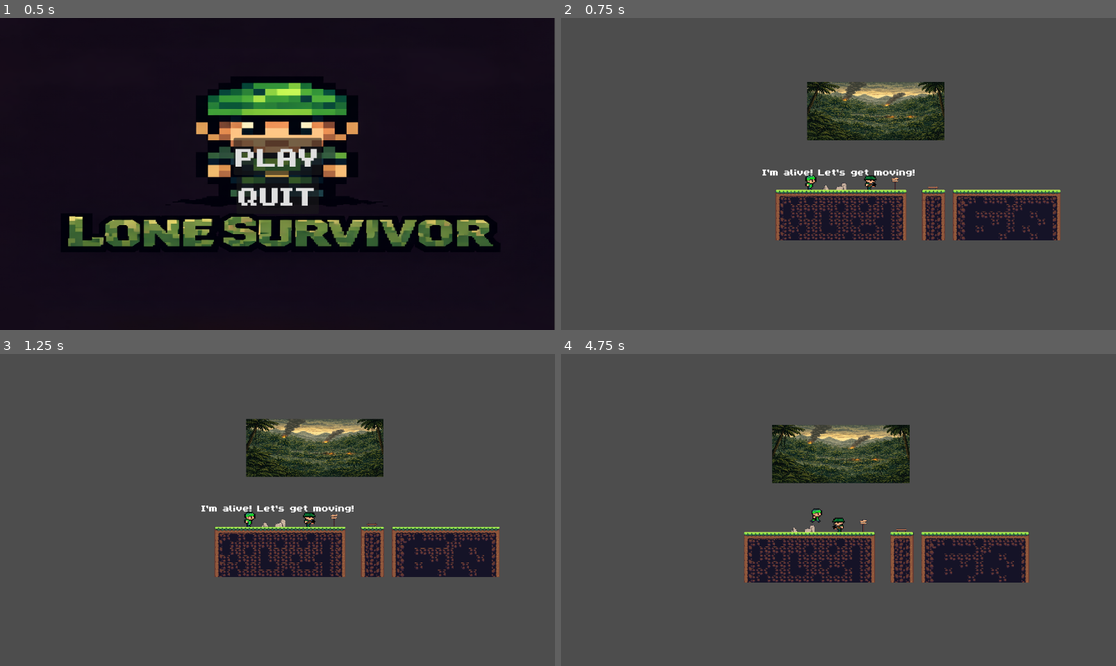
Above: before the commit, frames 1-4 (two rows, left to right).
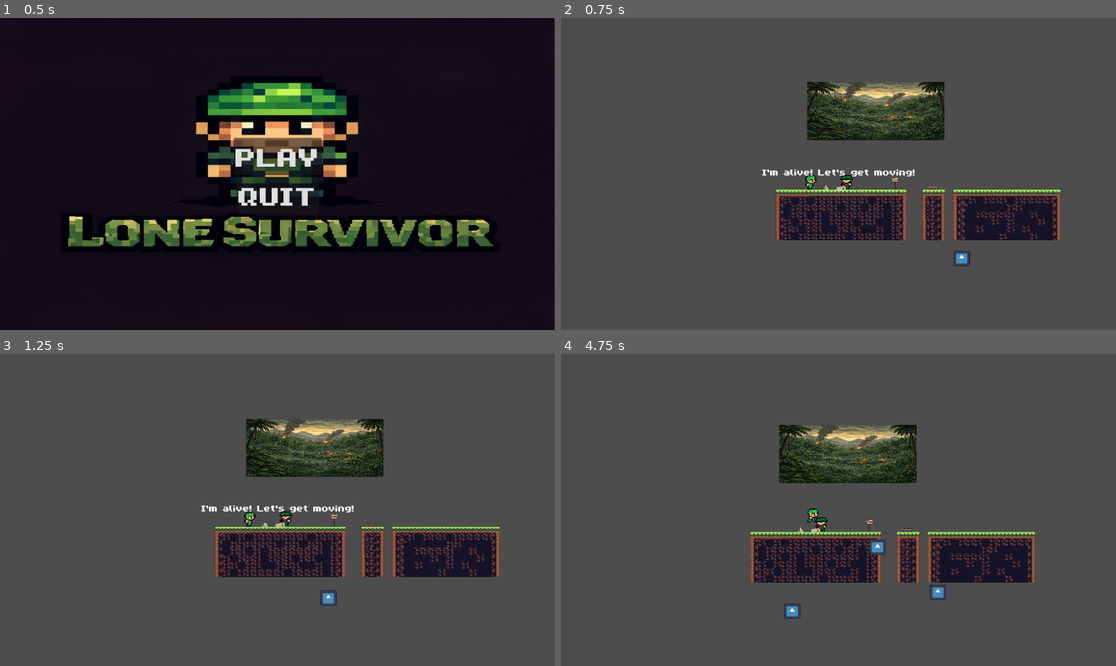
Above: after the commit, the same moments.

Repository: StanislavVacula/Maturitni_projekt_hra_Lone_Survivor
Game: Godot game, scene res://scenes/main_menu.tscn
Same seed, same stepped clock (60 frames per second), same inputs: the game is played once before the commit and once after it. The engine's default icon, where the game draws it, is replaced by a stand-in: a white triangle on a blue panel in a dark square.
Inputs:
- Up to frame 1 (0.5 s): no input
- Up to frame 2 (0.75 s): click "PLAY" at 0.5 s
- Up to frame 3 (1.25 s): no input
- Up to frame 4 (4.75 s): tap Enter (ui_accept) at 1.25, 1.52, 2.27, 3.77, 4.52 s; hold Right (ui_right) 1.28-2.78 s; hold Left (ui_left) 2.78-3.53 s; hold Right (ui_right) from 3.53 s (still down)

Frame 1 is identical in both runs. In frame 2, 0.2% of the frame differs, in the area x 50-74%, y 50-80%; in frame 3, 0.2%; in frame 4, 7.3%, in the area x 32-86%, y 22-85%.

Commit message:
level building

Diff:
--- a/Lone Survivor/scenes/bullet.tscn
+++ b/Lone Survivor/scenes/bullet.tscn
@@ -11,7 +11,8 @@
 script = ExtResource("1_y25gk")
 
 [node name="Sprite2D" type="Sprite2D" parent="."]
-position = Vector2(0, 1)
+position = Vector2(0.999999, 1.5)
+scale = Vector2(0.53125, 0.539063)
 texture = ExtResource("2_l5glv")
 
 [node name="CollisionShape2D" type="CollisionShape2D" parent="."]
--- a/Lone Survivor/scenes/enemy.tscn
+++ b/Lone Survivor/scenes/enemy.tscn
@@ -1,7 +1,8 @@
-[gd_scene load_steps=6 format=3 uid="uid://chkus4xclycai"]
+[gd_scene load_steps=7 format=3 uid="uid://chkus4xclycai"]
 
 [ext_resource type="Texture2D" uid="uid://w5ye507e4866" path="res://assets/chars.png" id="1_7p1mj"]
 [ext_resource type="Script" uid="uid://c7gtlipx7kwum" path="res://scripts/enemy.gd" id="1_md0e3"]
+[ext_resource type="PackedScene" uid="uid://c5binyqmkrhjy" path="res://scenes/bullet.tscn" id="2_4ra3w"]
 
 [sub_resource type="AtlasTexture" id="AtlasTexture_7p1mj"]
 atlas = ExtResource("1_7p1mj")
@@ -21,8 +22,9 @@
 [sub_resource type="RectangleShape2D" id="RectangleShape2D_md0e3"]
 size = Vector2(40, 64)
 
-[node name="Enemy" type="CharacterBody2D"]
+[node name="Enemy" type="CharacterBody2D" groups=["enemy"]]
 script = ExtResource("1_md0e3")
+bullet_scene = ExtResource("2_4ra3w")
 
 [node name="AnimatedSprite2D" type="AnimatedSprite2D" parent="."]
 scale = Vector2(4.26563, 4.26563)
@@ -36,4 +38,5 @@
 target_position = Vector2(41, 0)
 
 [node name="Muzzle" type="Marker2D" parent="."]
-position = Vector2(11, 5)
+position = Vector2(21, 11)
+gizmo_extents = 325.3
--- a/Lone Survivor/scenes/tutorial.tscn
+++ b/Lone Survivor/scenes/tutorial.tscn
@@ -535,7 +535,7 @@
 [node name="Enemies" type="Node2D" parent="."]
 
 [node name="Enemy" parent="." instance=ExtResource("5_nlqja")]
-position = Vector2(-302, 208)
+position = Vector2(-400, 208)
 slide_on_ceiling = false
 
 [node name="CanvasLayer" type="CanvasLayer" parent="."]
--- a/Lone Survivor/scripts/bullet.gd
+++ b/Lone Survivor/scripts/bullet.gd
@@ -1,12 +1,24 @@
 extends CharacterBody2D
 
-@export var speed: float = 500.0
-var direction: int = 1   # -1 = doleva, 1 = doprava
+@export var speed := 600.0
+@export var lifetime := 3.0
+
+var direction: Vector2 = Vector2.ZERO
 
 func _ready():
-	# debug
-	print("BULLET SPAWNED, direction =", direction)
+	await get_tree().create_timer(lifetime).timeout
+	queue_free()
 
 func _physics_process(delta):
-	velocity.x = direction * speed
+	if direction == Vector2.ZERO:
+		return
+
+	velocity = direction * speed
 	move_and_slide()
+
+
+func _on_body_entered(body):
+	if body.is_in_group("enemy"):
+		return
+
+	queue_free()
--- a/Lone Survivor/scripts/enemy.gd
+++ b/Lone Survivor/scripts/enemy.gd
@@ -1,15 +1,7 @@
 extends CharacterBody2D
 
-const SPEED = 0
-const CHANGE_TIME = 2.0
-const SHOOT_COOLDOWN = 0.6
-const RAY_LENGTH = 300
-
-var direction := 1
-var timer := 0.0
-var chasing := false
-var shoot_timer := 0.0
-var player: Node2D = null
+const SHOOT_COOLDOWN := 1.0
+const RAY_LENGTH := 400.0
 
 @export var bullet_scene: PackedScene
 
@@ -17,65 +9,57 @@
 @onready var raycast: RayCast2D = $RayCast2D
 @onready var muzzle: Marker2D = $Muzzle
 
+var shoot_timer := 0.0
+var player: Node2D = null
+
 func _ready():
 	var players = get_tree().get_nodes_in_group("player")
 	if players.size() > 0:
 		player = players[0]
 
-	raycast.target_position = Vector2(RAY_LENGTH, 0)
 	raycast.enabled = true
 
-func _physics_process(delta: float) -> void:
-	if not is_on_floor():
-		velocity += get_gravity() * delta
+func _physics_process(delta):
+	if player == null:
+		return
 
-	chasing = false
+	# směr k hráči
+	var dir_to_player = (player.global_position - global_position).normalized()
 
+	# raycast směr
+	raycast.target_position = dir_to_player * RAY_LENGTH
+
+	# otočení enemáka
+	if dir_to_player.x != 0:
+		sprite.flip_h = dir_to_player.x < 0
+
+		# správné překlápění muzzle
+		muzzle.position.x = abs(muzzle.position.x) * sign(dir_to_player.x)
+
+	# cooldown
+	shoot_timer -= delta
+
+	# detekce hráče
 	if raycast.is_colliding():
 		var collider = raycast.get_collider()
 		if collider and collider.is_in_group("player"):
-			chasing = true
+			if shoot_timer <= 0:
+				shoot(dir_to_player)
+				shoot_timer = SHOOT_COOLDOWN
 
-	if chasing and player:
-		velocity.x = 0
 
-		direction = sign(player.global_position.x - global_position.x)
-		if direction == 0:
-			direction = 1
-
-		shoot_timer -= delta
-		if shoot_timer <= 0:
-			shoot()
-			shoot_timer = SHOOT_COOLDOWN
-	else:
-		velocity.x = direction * SPEED
-		timer += delta
-		if timer >= CHANGE_TIME:
-			direction *= -1
-			timer = 0.0
-
-	sprite.flip_h = direction < 0
-	raycast.target_position = Vector2(RAY_LENGTH * direction, 0)
-
-	# otočení muzzle podle směru
-	muzzle.position.x = abs(muzzle.position.x) * direction
-
-	move_and_slide()
-
-func shoot():
+func shoot(dir: Vector2):
 	if bullet_scene == null:
-		push_warning("❌ Bullet scene není nastavená!")
+		push_warning("Bullet scene není nastavená!")
 		return
 
-	print("SHOOT CALLED")
+	print("SHOOT")
 
 	var bullet = bullet_scene.instantiate()
 
-	# pozice
-	bullet.global_position = muzzle.global_position
+	# 🔥 KLÍČOVÉ ŘÁDKY:
+	bullet.global_transform = muzzle.global_transform
+	bullet.direction = dir.normalized()
 
-	# směr střely
-	bullet.direction = direction
-
-	# přidání do scény
+	# přidání do root scény (ne jako child enemáka!)
 	get_tree().current_scene.add_child(bullet)
